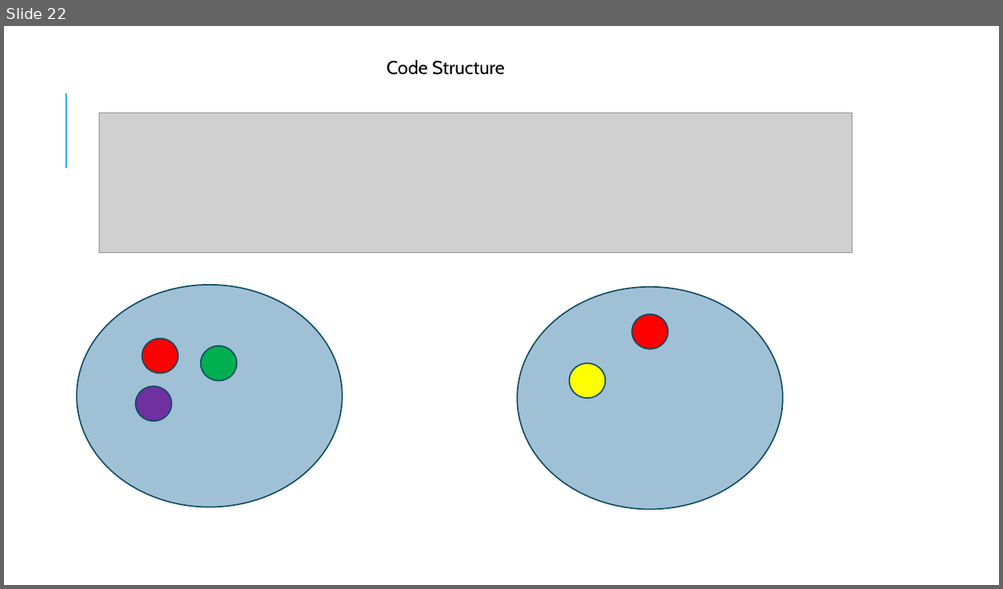
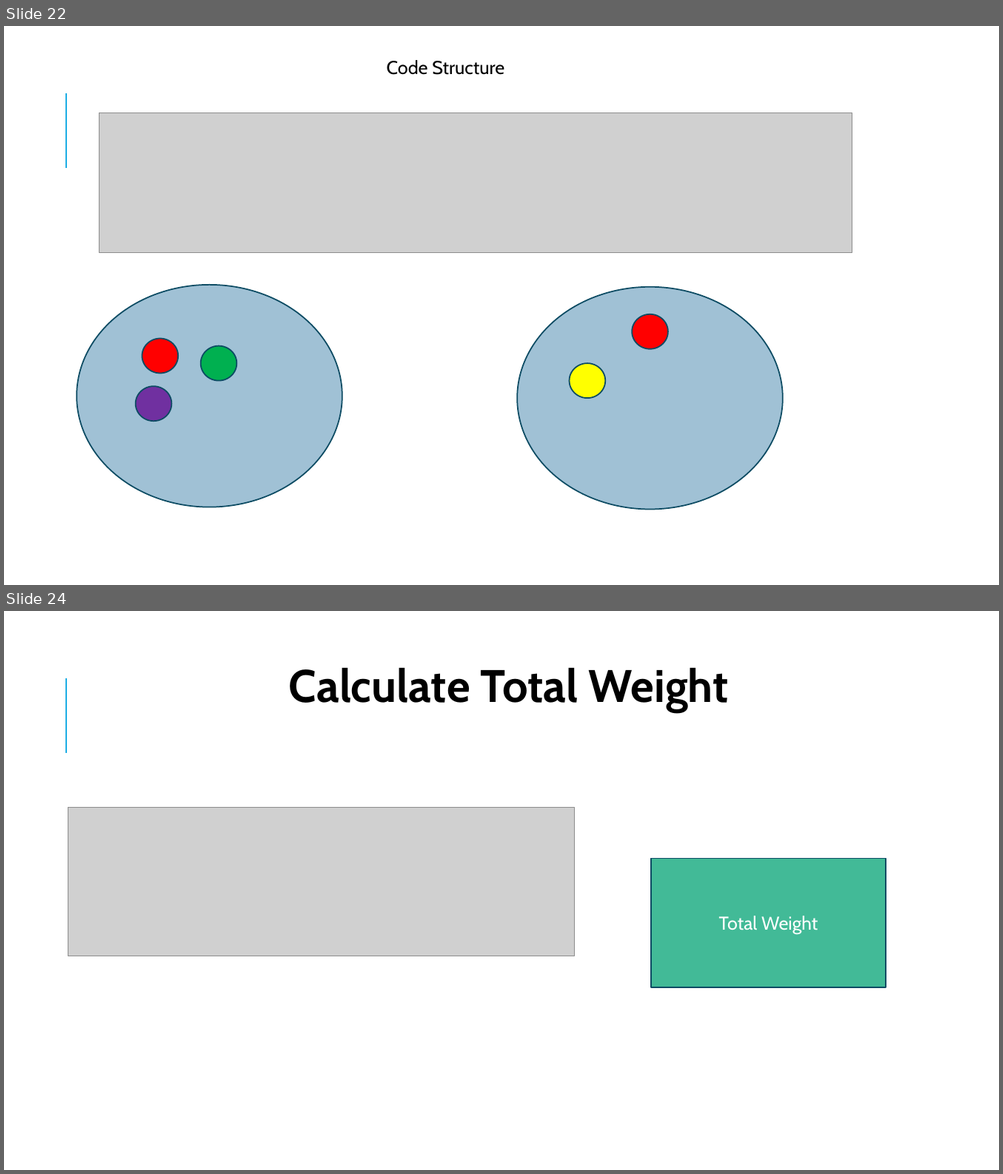
Before and after one commit to miguecrea/GOAP_RETAKE_PART_2, a slide deck: GPP_ZombieAI_Lozano_Miguel_2DAE10.pptx. Shown one above the other, each under a label of ours: slide 22 before the commit, slides 22 and 24 after it; the slides between them are not shown. The pictures are 1003x589 and 1003x1174 pixels, drawn with LibreOffice and Linux fonts; fonts in the diff are those of the drawing; grey boxes stand for pictures. Boxes give left, top, right and bottom in pixels: in the first picture for what was removed or moved away, otherwise in the second. Text is boxed around its words. In the diff, an @@ line names an element or a change of style, - is before the commit and + after.

```diff
--- a/GPP_ZombieAI_Lozano_Miguel_2DAE10.pptx
+++ b/GPP_ZombieAI_Lozano_Miguel_2DAE10.pptx
@@ slide 24 added at (x1=4, y1=611, x2=999, y2=1170), background #FFFFFF; not listed: 1 template element that a slide beside it also shows @@
@@ text added at (x1=289, y1=667, x2=728, y2=712), 44 pt, text #000000, bold @@
+Calculate Total Weight
@@ picture added at (x1=68, y1=807, x2=574, y2=956) @@
@@ rectangle added at (x1=651, y1=859, x2=886, y2=988), fill #42BA97, outline #0C4C64 1.25 pt, 18 pt, text #FFFFFF @@
+Total Weight
```
Also in this commit, not shown: 10 slides changed, 2 other slides added, 4 slides removed, 2 other files.
